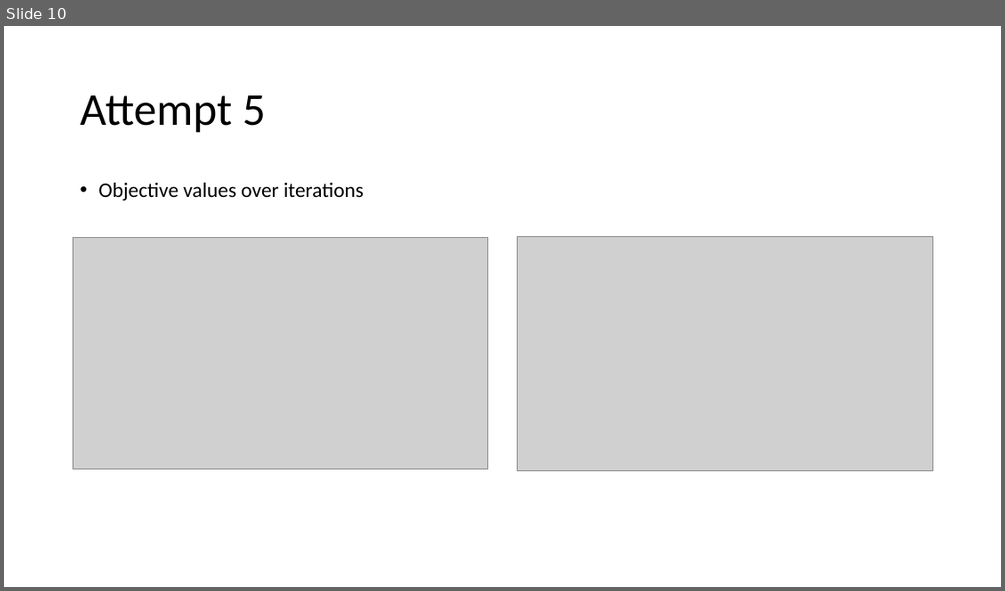
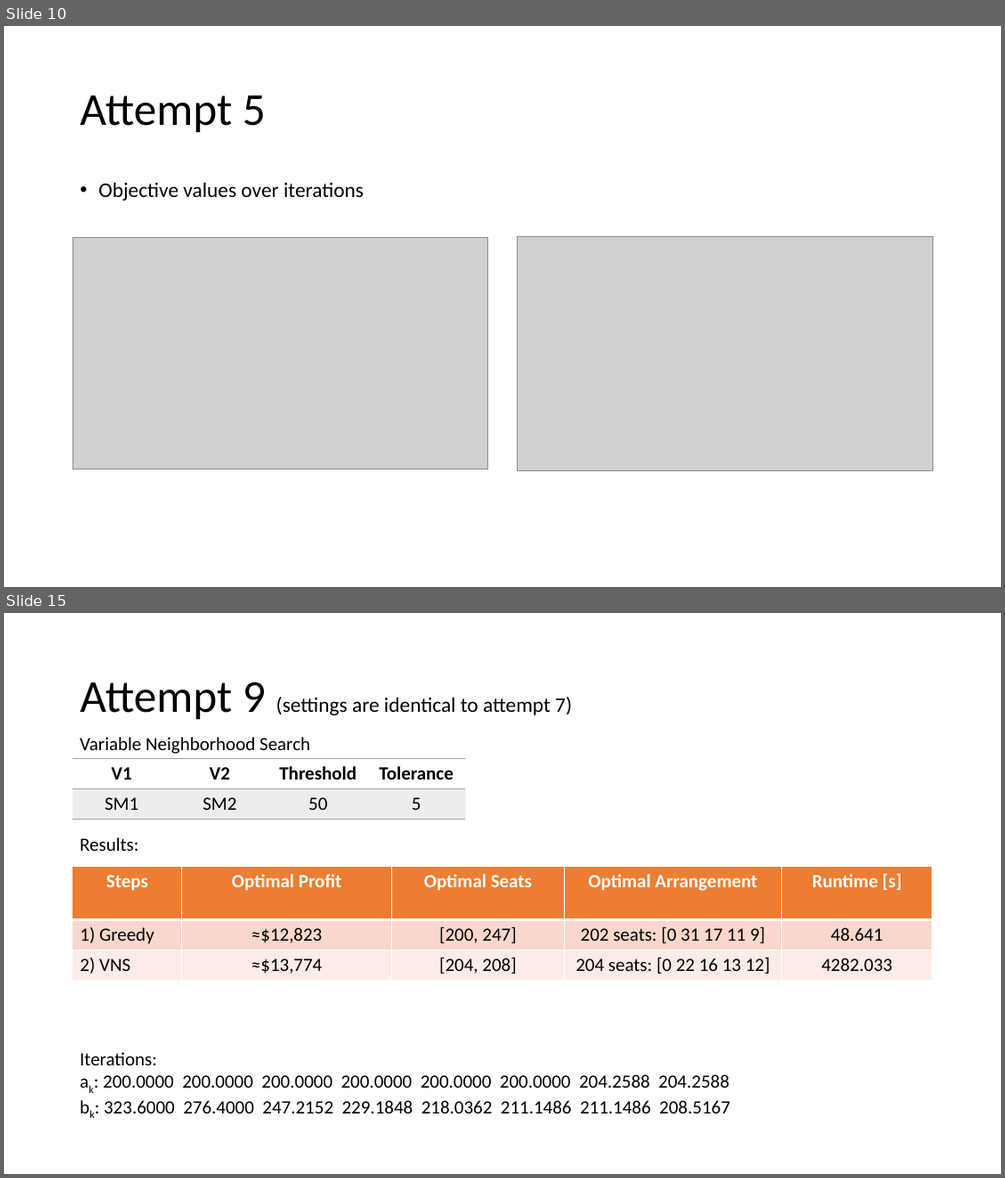
Before and after one commit to parkjan4/OptSim, a slide deck: Optimization Tests.pptx. Shown one above the other, each under a label of ours: slide 10 before the commit, slides 10 and 15 after it; the slides between them are not shown. The pictures are 1005x591 and 1005x1178 pixels, drawn with LibreOffice and Linux fonts; fonts in the diff are those of the drawing; grey boxes stand for pictures. Boxes give left, top, right and bottom in pixels: in the first picture for what was removed or moved away, otherwise in the second. Text is boxed around its words. In the diff, an @@ line names an element or a change of style, - is before the commit and + after.

```diff
--- a/Optimization Tests.pptx
+++ b/Optimization Tests.pptx
@@ slide 15 added at bbox=[4, 613, 1001, 1174], background #FFFFFF @@
@@ title added at bbox=[80, 682, 572, 720], 20 pt, text #000000 @@
+Attempt 9 (settings are identical to attempt 7)
@@ text added at bbox=[80, 737, 310, 754], 18 pt, text #000000 @@
+Variable Neighborhood Search
@@ table added at bbox=[73, 759, 465, 819], 2 rows, 4 columns @@
+V1 | V2 | Threshold | Tolerance
+SM1 | SM2 | 50 | 5
@@ text added at bbox=[80, 837, 138, 851], 18 pt, text #000000 @@
+Results:
@@ table added at bbox=[73, 867, 933, 980], 3 rows, 5 columns @@
+Steps | Optimal Profit | Optimal Seats | Optimal Arrangement | Runtime [s]
+1) Greedy | ≈$12,823 | [200, 247] | 202 seats: [0 31 17 11 9] | 48.641
+2) VNS | ≈$13,774 | [204, 208] | 204 seats: [0 22 16 13 12] | 4282.033
@@ text added at bbox=[80, 1052, 730, 1113], 18 pt, text #000000 @@
+Iterations:
+ak: 200.0000 200.0000 200.0000 200.0000 200.0000 200.0000 204.2588 204.2588
+bk: 323.6000 276.4000 247.2152 229.1848 218.0362 211.1486 211.1486 208.5167
```
Also in this commit, not shown: 5 other slides added, 7 other files.
